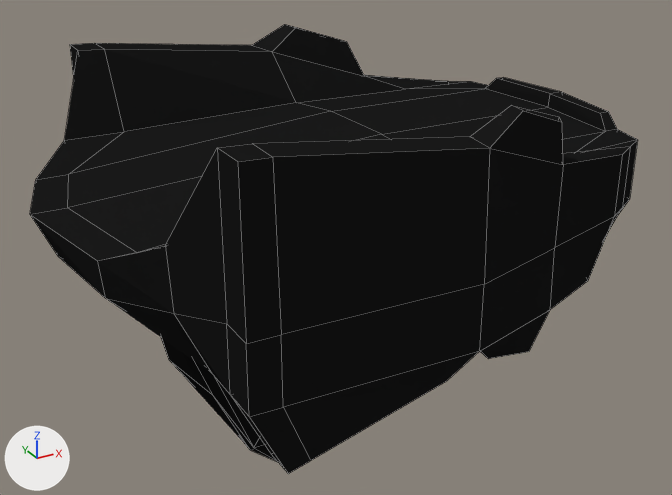
Two versions of the Blender file robot/Assets/Model/Robot/armour/armour_heavy_body.blend, one commit apart.
One viewpoint serves both versions: a camera (50 mm lens) standing at (-2.34, -3.83, 4.51) and looking at (-0.24, -0.02, 2.61). The lights are fixed; the arrows at lower left show +X, +Y and +Z. Mesh edges are drawn as thin lines.

Before the edit, the objects in view are built like this:
```python
me_cube_026 = bpy.data.meshes.new('Cube.026')
me_cube_026.from_pydata(...)  # 111 vertices, 99 faces; spans x -1.55..1.37, y 0.0..1.12, z -5.66..0.1
me_cube_026.materials.append(mat_material)  # black #1b1b1b
ob_heavy_body = bpy.data.objects.new('heavy_body', me_cube_026)
ob_heavy_body.location = (-0.158, 0.0, 3.506)
ob_heavy_body.scale = (1.0, 1.0, 0.313)
_m = ob_heavy_body.modifiers.new('Mirror', 'MIRROR')
_m.use_axis = (False, True, False)
_m.use_clip = True
```
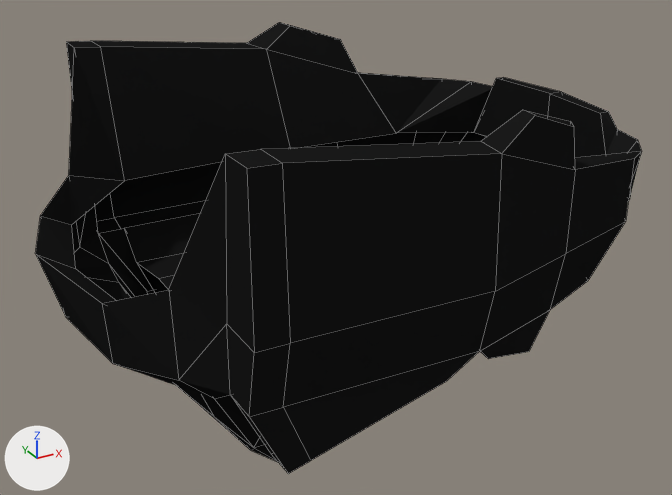
What differs and where, as boxes (x1, y1, x2, y2) in the pictures (672 x 495 px):
'heavy_body', reshaped: before (30, 24, 638, 474); after (35, 22, 641, 474)
part 1 of me_cube_026, cut back: before (30, 24, 638, 451); after (35, 22, 641, 451)

The edits, one by one:
me_cube_026 is used by ob_heavy_body; location (-0.158, 0.0, 3.506); scale (1.0, 1.0, 0.313).
me_cube_026 had 111 vertices, 99 faces and spanned x -1.55..1.37, y 0.0..1.12, z -5.66..0.1.
me_cube_026 now has 109 vertices, 95 faces and spans x -1.55..1.37, y 0.0..1.19, z -5.66..0.1.
Part 1, on me_cube_026:
7 vertices are removed from x -1.39..1.26, y 0.0..0.75, z -1.53..-1.11.
11 faces are deleted.
10 vertices in x -1.05..0.5, y 0.92..1.12, z -2.11..0.09 move by (0.0, 0.07, 0.0).
9 vertices in x -1.05..1.12, y 0.75..1.11, z -2.11..0.1 move by (0.0, 0.08, 0.0).
9 vertices in x -0.9..0.72, y 0.0..0.75, z -3.11 move by (0.0, 0.0, -0.45).
5 vertices in x -1.07..-0.93, y 0.0..0.75, z -4.18..-3.11 move by (0.0, 0.0, -0.37).
3 vertices in x -1.46..-1.2, y 0.0..0.75, z -2.11 move by (0.0, 0.0, -0.95).
5 vertices move from x -1.55..0.78, y 0.0..0.75, z -1.53..-1.11 to x -1.55..0.78, y 0.0..0.83, z -2.12..-1.78.
5 vertices are added at (0.08, 0.83, -2.04), (1.26, 0.0, -2.04), (1.2, 0.58, -2.04), (-1.39, 0.0, -2.35), (-1.25, 0.61, -2.46).
7 new faces join them.
